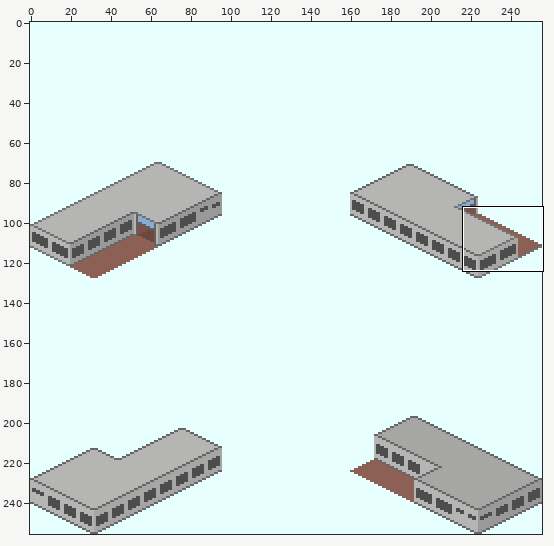
One commit to this sprite sheet: source/n_png/Subway_Station_Gateway_H1_.png. The picture above shows the old version from afar; the outline marks the close-up.
Close-up. Before the edit:
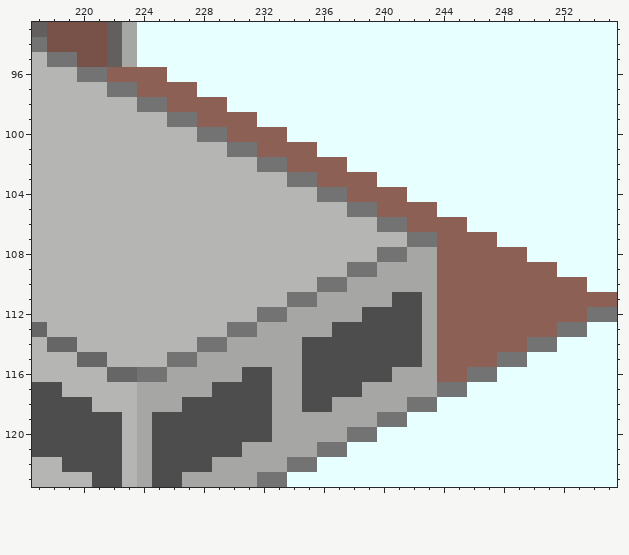
The file is 256x256 pixels. Colours within 5 levels of each other are drawn and written as one. Shown: x 217..255, y 93..123.
After:
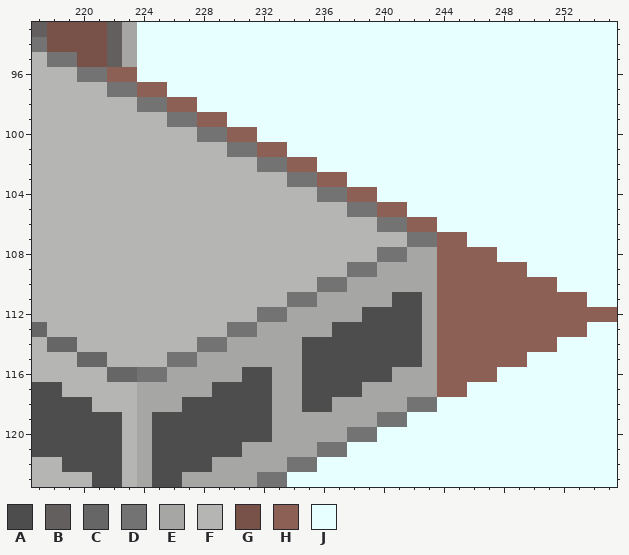
Palette (. is transparent): A #4d4d4d  B #645f5f  C #666666  D #737373  E #a6a6a4  F #b5b5b3  G #785249  H #8c6055  J #e7ffff
From old to new:
y 96: x 224..225 HH -> JJ
y 97: x 226..227 HH -> JJ
y 98: x 228..229 HH -> JJ
y 99: x 230..231 HH -> JJ
y 100: x 232..233 HH -> JJ
y 101: x 234..235 HH -> JJ
y 102: x 236..237 HH -> JJ
y 103: x 238..239 HH -> JJ
y 104: x 240..241 HH -> JJ
y 105: x 242..243 HH -> JJ
y 106: x 244..245 HH -> JJ
y 107: x 246..247 HH -> JJ
y 108: x 248..249 HH -> JJ
y 109: x 250..251 HH -> JJ
y 110: x 252..253 HH -> JJ
y 111: x 254..255 HH -> JJ
y 112: x 254..255 DD -> HH
y 113: x 252..253 DD -> HH
y 114: x 250..251 DD -> HH
y 115: x 248..249 DD -> HH
y 116: x 246..247 DD -> HH
y 117: x 244..245 DD -> HH
Where, in picture pixels (left, top, right, bottom), the same in both close-ups:
changed: (137, 67, 617, 397)
